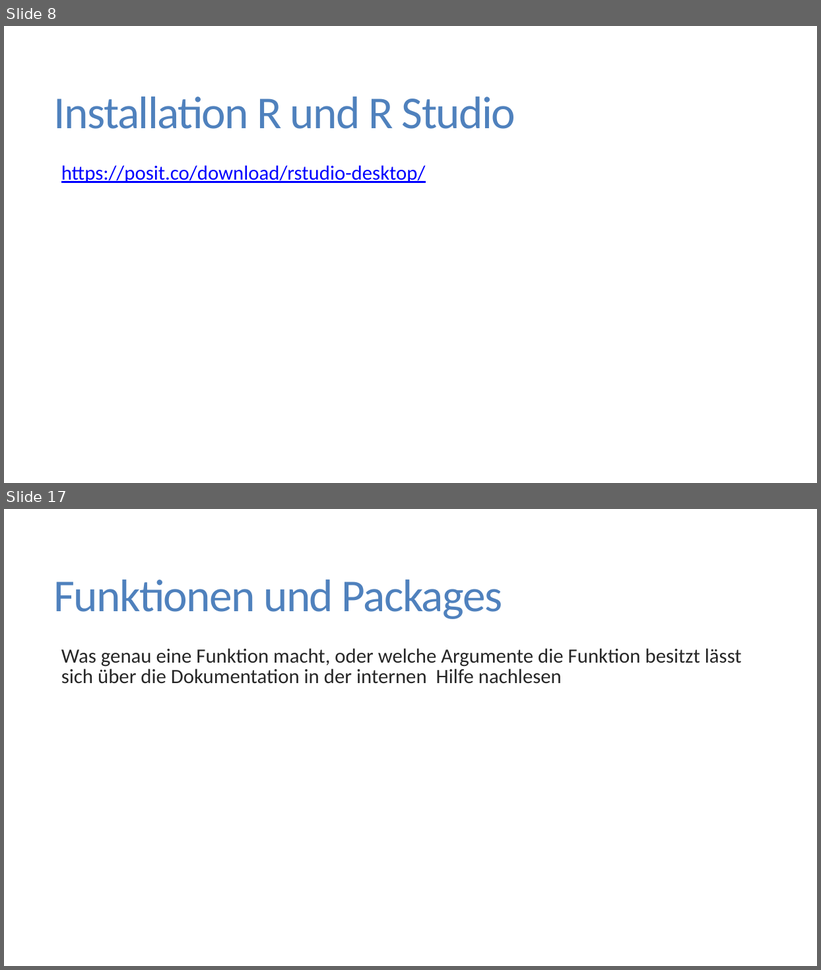
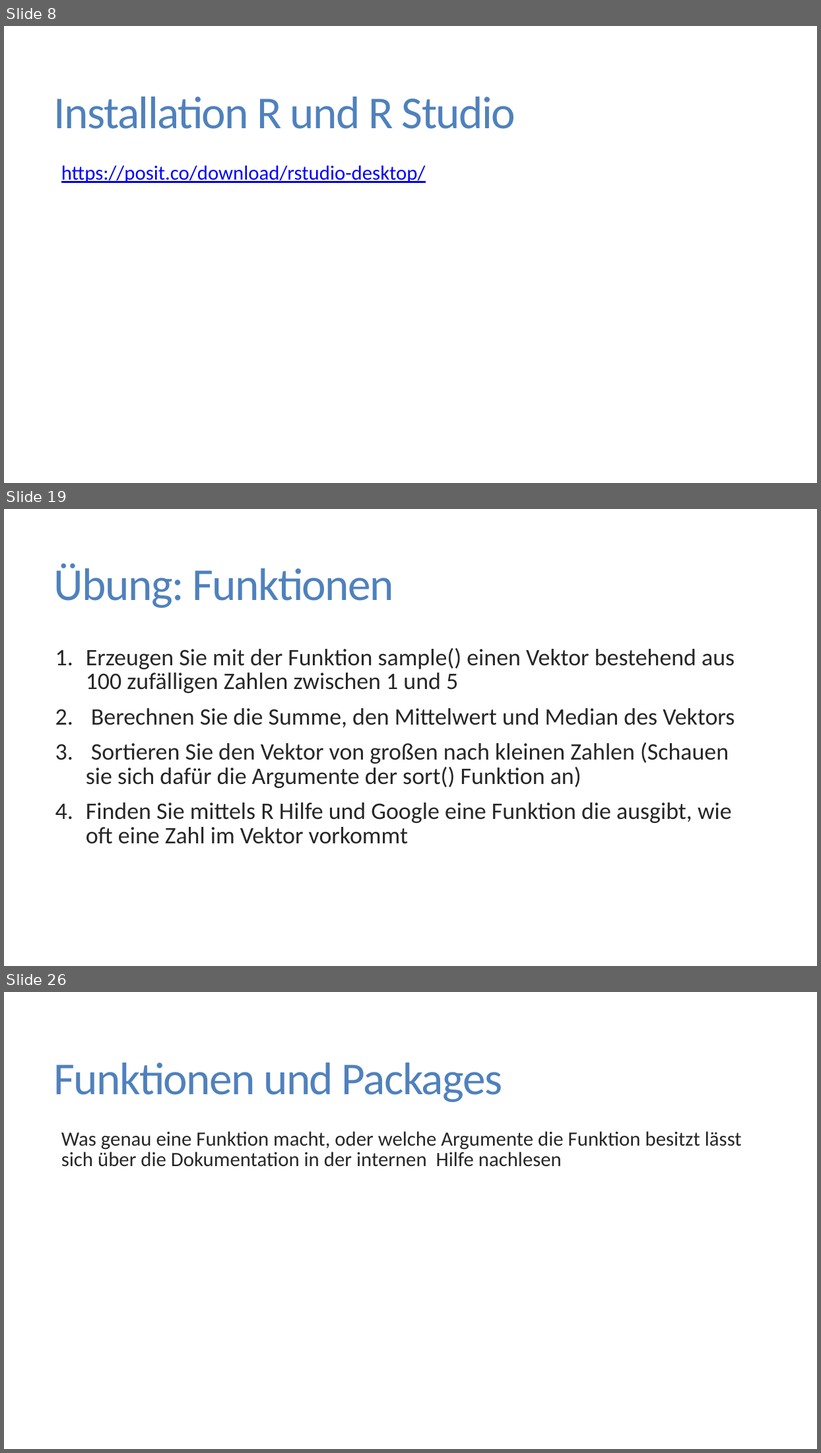
Before and after one commit to FlorianKeppeler/RKurs, a slide deck: Einführung in R.pptx. Shown one above the other, each under a label of ours: slides 8 and 17 before the commit, slides 8, 19 and 26 after it; the slides between them are not shown. The pictures are 821x970 and 821x1453 pixels, drawn with LibreOffice and Linux fonts; fonts in the diff are those of the drawing. Boxes give left, top, right and bottom in pixels: in the first picture for what was removed or moved away, otherwise in the second. Text is boxed around its words. In the diff, an @@ line names an element or a change of style, - is before the commit and + after.

```diff
--- a/Einführung in R.pptx
+++ b/Einführung in R.pptx
@@ slide 19 added at (x1=4, y1=509, x2=817, y2=966), background #FFFFFF @@
@@ title added at (x1=54, y1=563, x2=393, y2=608), 54 pt, text #4F81BD @@
+Übung: Funktionen
@@ text added at (x1=86, y1=648, x2=735, y2=844), 28 pt, text #262626 @@
+1. Erzeugen Sie mit der Funktion sample() einen Vektor bestehend aus 100 zufälligen Zahlen zwischen 1 und 5
+2. Berechnen Sie die Summe, den Mittelwert und Median des Vektors
+3. Sortieren Sie den Vektor von großen nach kleinen Zahlen (Schauen sie sich dafür die Argumente der sort() Funktion an)
+4. Finden Sie mittels R Hilfe und Google eine Funktion die ausgibt, wie oft eine Zahl im Vektor vorkommt
@@ what was slide 17 is now slide 26 @@
```
Also in this commit, not shown: 7 slides changed, 10 other slides added, 2 slides removed, 7 other files.
